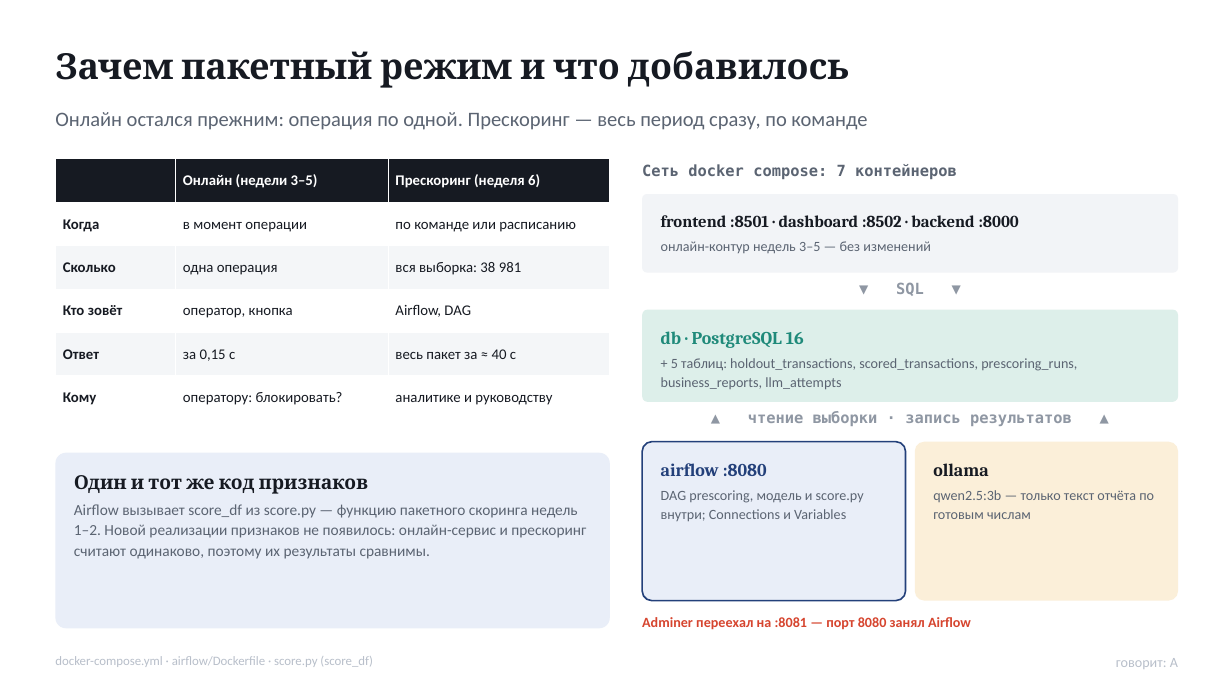
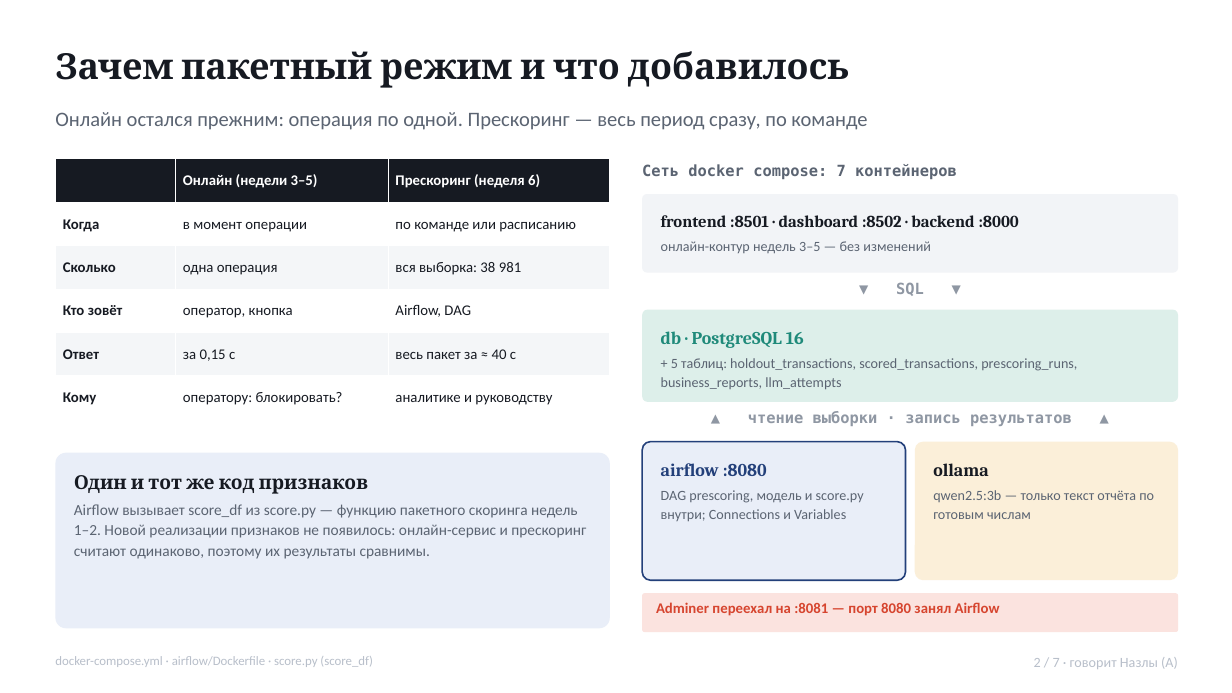
Before and after one commit to shrailymadil-debug/antifraud, a slide deck: slide 2 of docs/presentations/Неделя6_презентация.pptx. Drawn at 1232x693 pixels with LibreOffice and Linux fonts; fonts in the diff are those of the drawing. Boxes give left, top, right and bottom in pixels: in the first picture for what was removed or moved away, otherwise in the second. Text is boxed around its words. In the diff, an @@ line names an element or a change of style, - is before the commit and + after.

```diff
--- a/docs/presentations/Неделя6_презентация.pptx
+++ b/docs/presentations/Неделя6_презентация.pptx
@@ rounded rectangle: place and size @@
-rounded rectangle at bbox=[642, 442, 906, 601]
+rounded rectangle at bbox=[642, 442, 906, 580]
@@ rounded rectangle: place and size @@
-rounded rectangle at bbox=[915, 442, 1178, 601]
+rounded rectangle at bbox=[915, 442, 1178, 580]
@@ rounded rectangle added at bbox=[642, 593, 1178, 632], fill #FBE3DF @@
@@ text "Adminer переехал на :8081 — ...": place and size @@
-text "Adminer переехал на :8081 — ..." at bbox=[642, 617, 971, 630]
+text "Adminer переехал на :8081 — ..." at bbox=[656, 602, 1000, 616]
@@ text "Adminer переехал на :8081 — ..." at bbox=[656, 602, 1000, 616]: size 11 to 11.5 pt @@
@@ text at bbox=[1034, 657, 1178, 669]: text changed @@
-говорит: A
+2 / 7 · говорит Назлы (A)
```
Also in this commit, not shown: 6 other slides changed, 1 other file.
